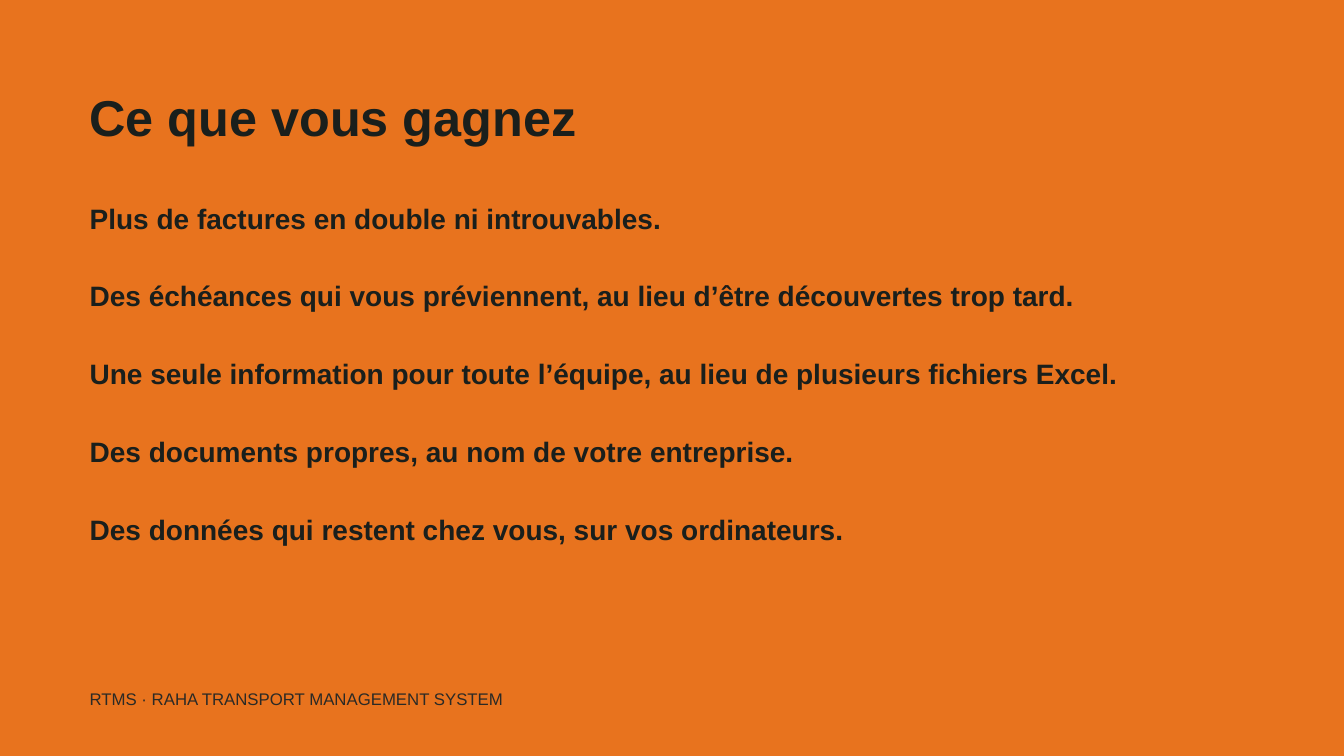
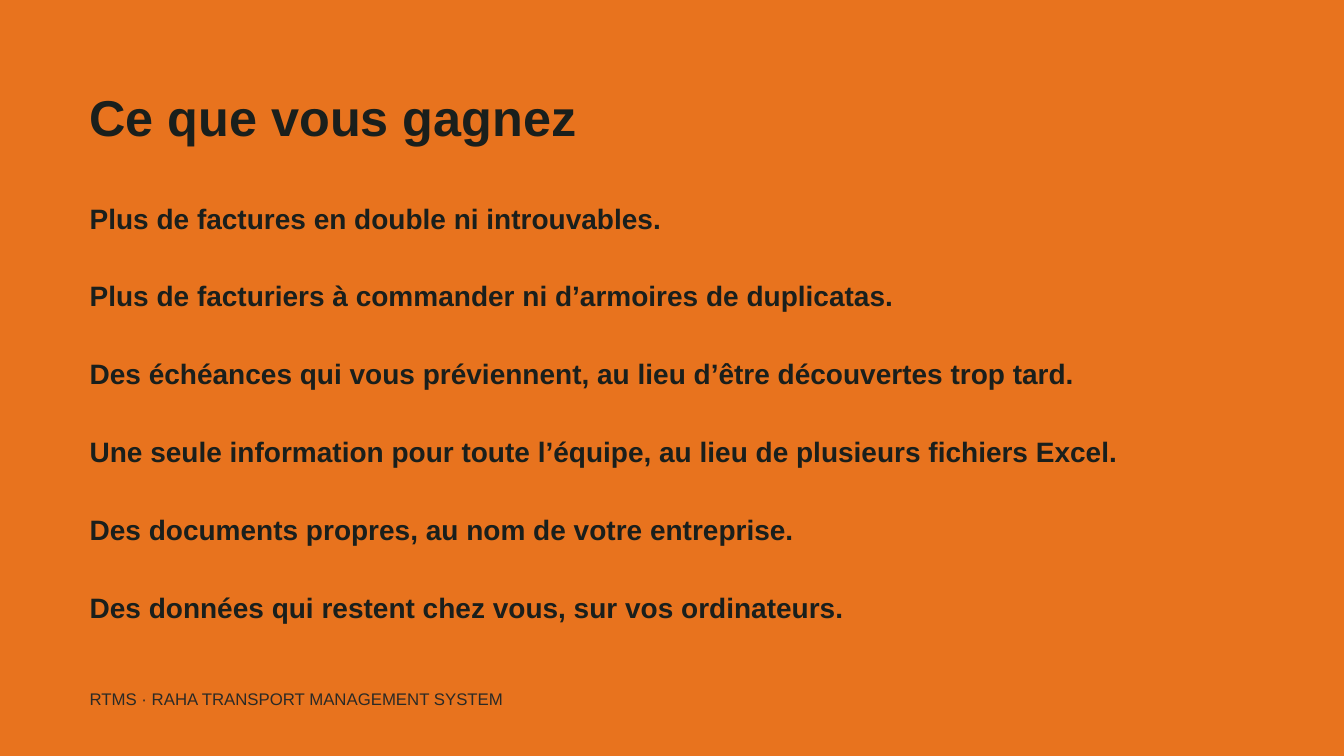
Before and after one commit to ouinou/Romain-, a slide deck: slide 16 of rtms/docs/RTMS-Presentation-client.pptx (slide 14 before the commit). Drawn at 1344x756 pixels with LibreOffice and Linux fonts; fonts in the diff are those of the drawing. Boxes give left, top, right and bottom in pixels: in the first picture for what was removed or moved away, otherwise in the second. Text is boxed around its words. In the diff, an @@ line names an element or a change of style, - is before the commit and + after.

```diff
--- a/rtms/docs/RTMS-Presentation-client.pptx
+++ b/rtms/docs/RTMS-Presentation-client.pptx
@@ text at (x1=90, y1=285, x2=893, y2=312): paragraph added @@
+Plus de facturiers à commander ni d’armoires de duplicatas.
```
Also in this commit, not shown: 2 slides added.
